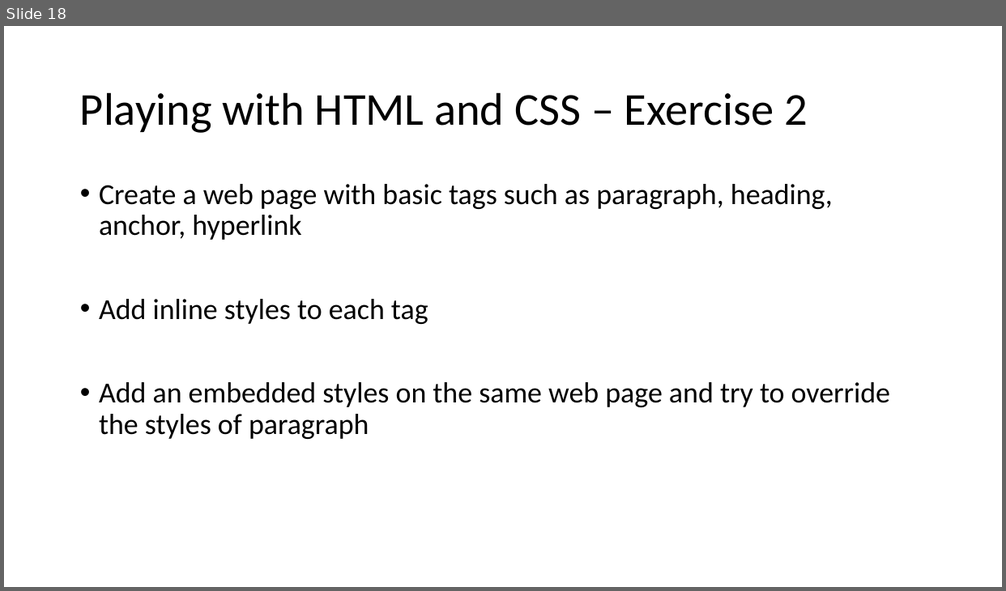
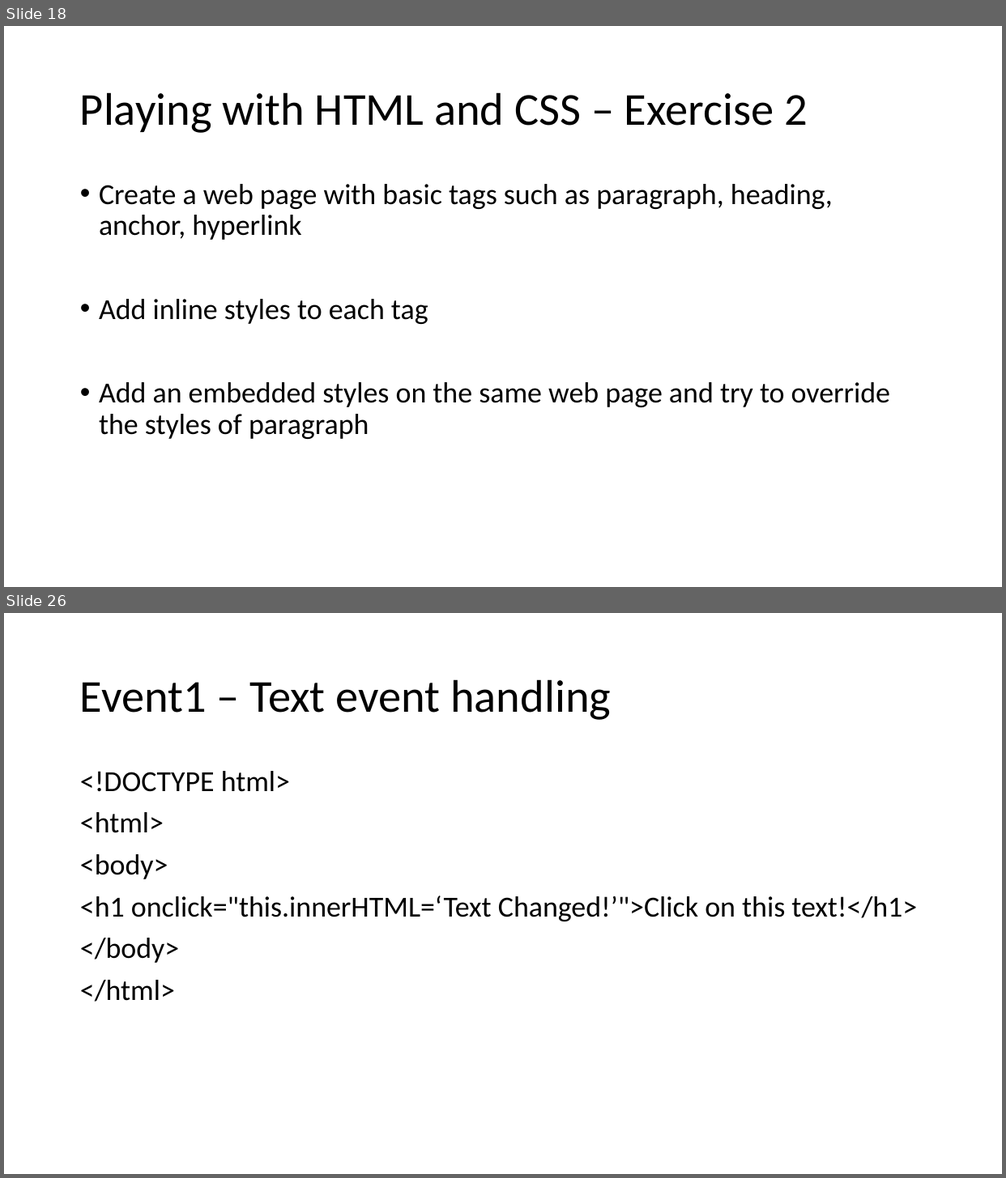
Before and after one commit to sibichakkaravarthy/CSE4004--WebTechnologies, a slide deck: WT_LAB.pptx. Shown one above the other, each under a label of ours: slide 18 before the commit, slides 18 and 26 after it; the slides between them are not shown. The pictures are 1006x591 and 1006x1178 pixels, drawn with LibreOffice and Linux fonts; fonts in the diff are those of the drawing. Boxes give left, top, right and bottom in pixels: in the first picture for what was removed or moved away, otherwise in the second. Text is boxed around its words. In the diff, an @@ line names an element or a change of style, - is before the commit and + after.

```diff
--- a/WT_LAB.pptx
+++ b/WT_LAB.pptx
@@ slide 26 added at bbox=[4, 613, 1002, 1174], background #FFFFFF @@
@@ title added at bbox=[80, 679, 611, 720], 44 pt, text #000000 @@
+Event1 – Text event handling
@@ text added at bbox=[80, 771, 917, 1002], 28 pt, text #000000 @@
+<!DOCTYPE html>
+<html>
+<body>
+<h1 onclick="this.innerHTML=‘Text Changed!’">Click on this text!</h1>
+</body>
+</html>
```
Also in this commit, not shown: 17 other slides added.
